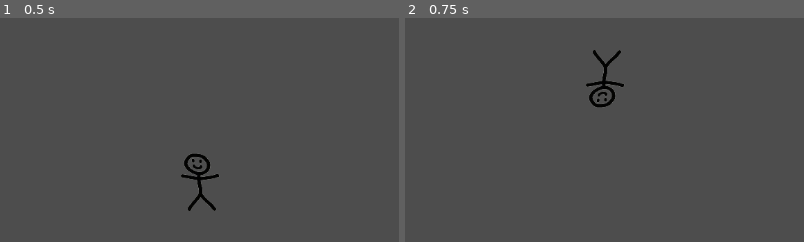
Above: before the commit, frames 1-2 (left to right).
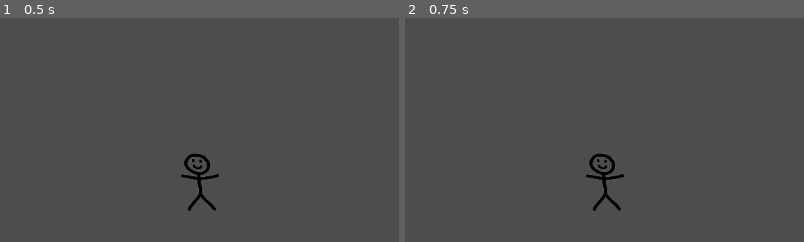
Above: after the commit, the same moments.

Repository: atlasaait/test-godot
Game: Godot game, scene res://stickman.tscn
Same seed, same stepped clock (60 frames per second), same inputs: the game is played once before the commit and once after it. This scene is started directly instead of the project's main scene.
Inputs:
- Up to frame 1 (0.5 s): no input
- Up to frame 2 (0.75 s): tap Enter at 0.5 s; tap Space (espace) at 0.6 s
The pictures show only the part of the screen within x 27-77%, y 25-75%; the shares and areas given below are measured in that part.

Frame 1 is identical in both runs. In frame 2, 1.3% of the frame differs, in the area x 45-55%, y 14-87%.

Commit message:
stickman

Diff:
--- a/nouveau-projet-de-jeu/stickman.gd
+++ b/nouveau-projet-de-jeu/stickman.gd
@@ -1,16 +1,13 @@
 extends CharacterBody2D
 
-@export var run_speed : float = 200.0
+@export var run_speed : float = 500.0
 @export var gravity : float = 900.0
 
 var gravity_dir : int = 1
 
 func flip_gravity() -> void:
 	gravity_dir *= -1
-
-
 	velocity.y = 0
-
 	scale.y *= -1
 
 func _physics_process(delta: float) -> void:
@@ -20,10 +17,8 @@
 	velocity.x = run_speed
 	velocity.y += gravity * gravity_dir * delta
 
-	if Input.is_action_just_pressed("espace"):
+
+	if Input.is_action_just_pressed("espace") and (is_on_floor() or is_on_ceiling()):
 		flip_gravity()
 
-	if is_on_floor():
-		velocity.y = 0
-
 	move_and_slide()
